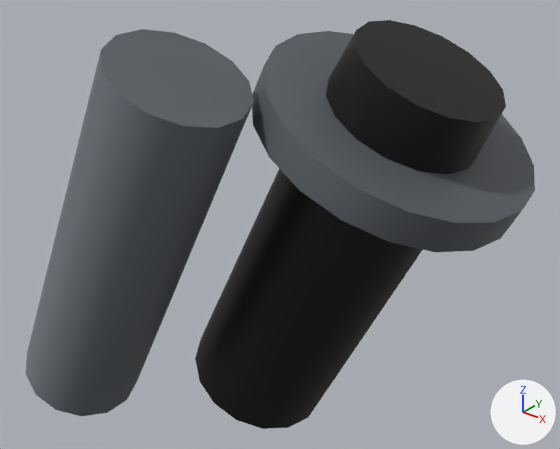
A saved change to the glTF model blender/bike_duetto_shockU.glb.
Rendered twice from a 50 mm lens placed at (-0.1169, -0.1737, 0.7501), pointed at (-0.2495, -0.008, 0.6474). The lights are fixed; the arrows at lower right show +X, +Y and +Z. The picture after the commit comes second. Vertices at exactly the same position are counted once.

The first picture shows 'bk_shk_body', 'bk_shk_collarT', 'bk_shk_res'.
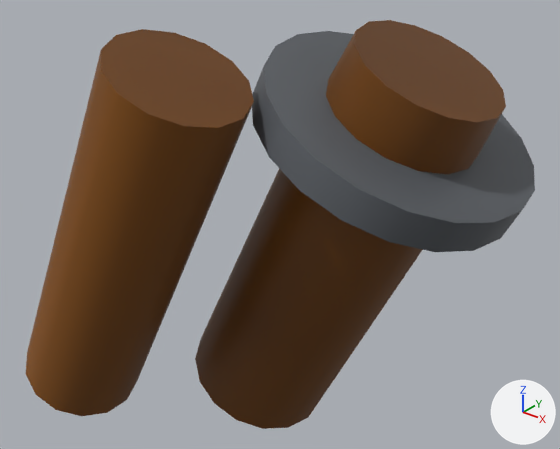
Changed parts and their boxes [x1, y1, x2, y2] in the pictures (560 x 449 px):
part 1 of me_shk_body_004, recoloured (dark grey to brown): [195, 31, 500, 420] in both
part 2 of me_shk_body_004, recoloured (black to brown): [196, 20, 506, 429] in both
part 3 of me_shk_res_004, recoloured (grey to brown): [26, 29, 254, 416] in both

Diff of the bpy script that builds the scene:
```diff
--- a/blender/bike_duetto_shockU.glb.py
+++ b/blender/bike_duetto_shockU.glb.py
@@ mat_x_gold @@
+mat_x_gold = bpy.data.materials.new('X_gold')
+# nodes: BsdfPrincipled, Mix, OutputMaterial, VertexColor
+# colours: orange #c79a34, mixed with the vertex colours
@@ me_shk_body_004 @@
 me_shk_body_004.from_pydata(...)  # 64 vertices, 124 faces; spans x -0.2866..-0.1886, y -0.024..0.024, z 0.5714..0.7097
 # used by ob_bk_shk_body; location = (0.0, 0.0, 0.0)
-me_shk_body_004.materials.append(mat_x_frame)
+# me_shk_body_004 part 1: 63 faces centred in x -0.2855..-0.197, y -0.0234..0.0234, z 0.5786..0.6967 are repainted in the vertex colours; the middle colour goes from dark grey #2b2e33 to brown #8c6c22
+# me_shk_body_004 part 2: 61 faces centred in x -0.2795..-0.1909, y -0.0234..0.0228, z 0.5719..0.7086 are repainted in the vertex colours; the middle colour goes from black #272a2f to brown #82641f
+me_shk_body_004.materials.append(mat_x_gold)
@@ me_shk_res_004 @@
 me_shk_res_004.from_pydata(...)  # 28 vertices, 52 faces; spans x -0.3216..-0.2334, y -0.065..-0.027, z 0.5827..0.7093
 # used by ob_bk_shk_res; location = (0.0, 0.0, 0.0)
-me_shk_res_004.materials.append(mat_x_alu)
+# me_shk_res_004 part 3: 52 faces centred in x -0.3205..-0.2345, y -0.0644..-0.0276, z 0.5833..0.7087 are repainted in the vertex colours; the middle colour goes from grey #8e9195 to brown #997526
+me_shk_res_004.materials.append(mat_x_gold)
```
